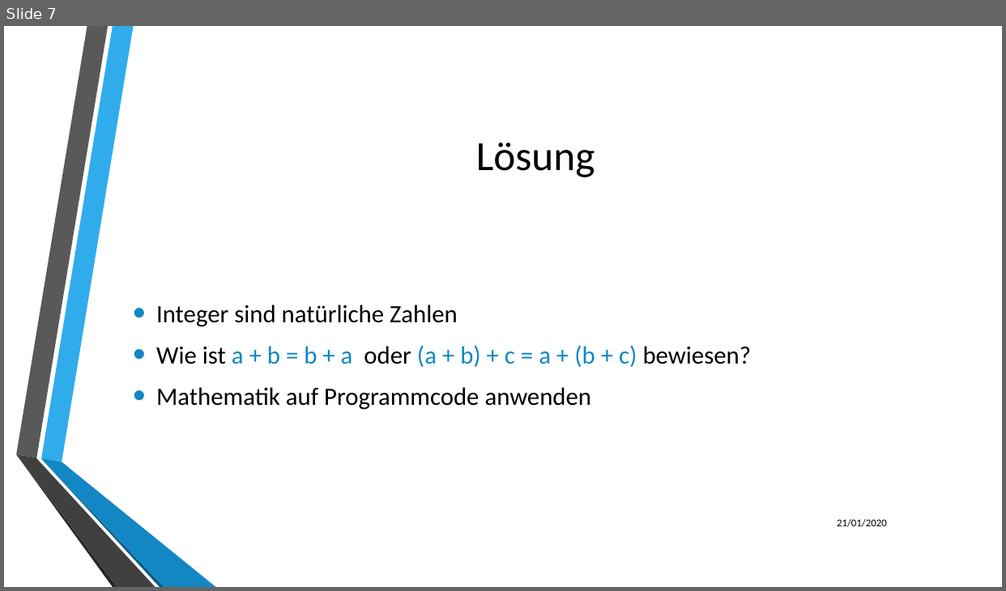
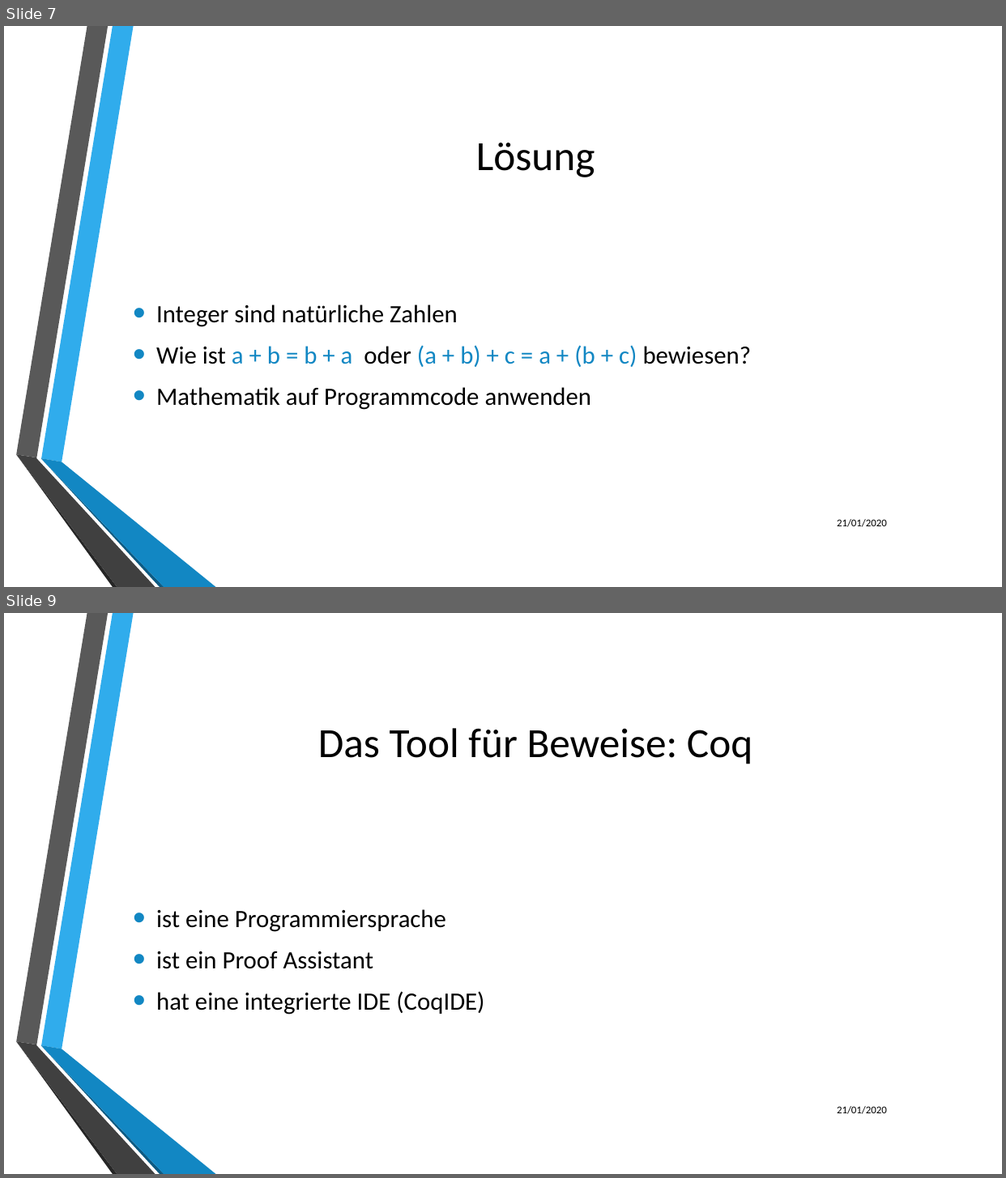
Before and after one commit to LukasKiederle/seminar-coq, a slide deck: final-presentation.pptx. Shown one above the other, each under a label of ours: slide 7 before the commit, slides 7 and 9 after it; the slides between them are not shown. The pictures are 1006x591 and 1006x1178 pixels, drawn with LibreOffice and Linux fonts; fonts in the diff are those of the drawing; background and template pictures are left out. Boxes give left, top, right and bottom in pixels: in the first picture for what was removed or moved away, otherwise in the second. Text is boxed around its words. In the diff, an @@ line names an element or a change of style, - is before the commit and + after.

```diff
--- a/final-presentation.pptx
+++ b/final-presentation.pptx
@@ slide 9 added at (x1=4, y1=613, x2=1002, y2=1174), background picture (left out); not listed: 6 template elements that a slide beside it also shows @@
@@ title added at (x1=318, y1=728, x2=752, y2=764), 40 pt, text #000000 @@
+Das Tool für Beweise: Coq
@@ text added at (x1=156, y1=909, x2=484, y2=1015), 24 pt, text #000000 @@
+• ist eine Programmiersprache
+• ist ein Proof Assistant
+• hat eine integrierte IDE (CoqIDE)
@@ text added at (x1=837, y1=1106, x2=887, y2=1114), 10 pt, text #000000 @@
+21/01/2020
```
Also in this commit, not shown: 1 slide changed, 2 other slides added, 2 other files.
